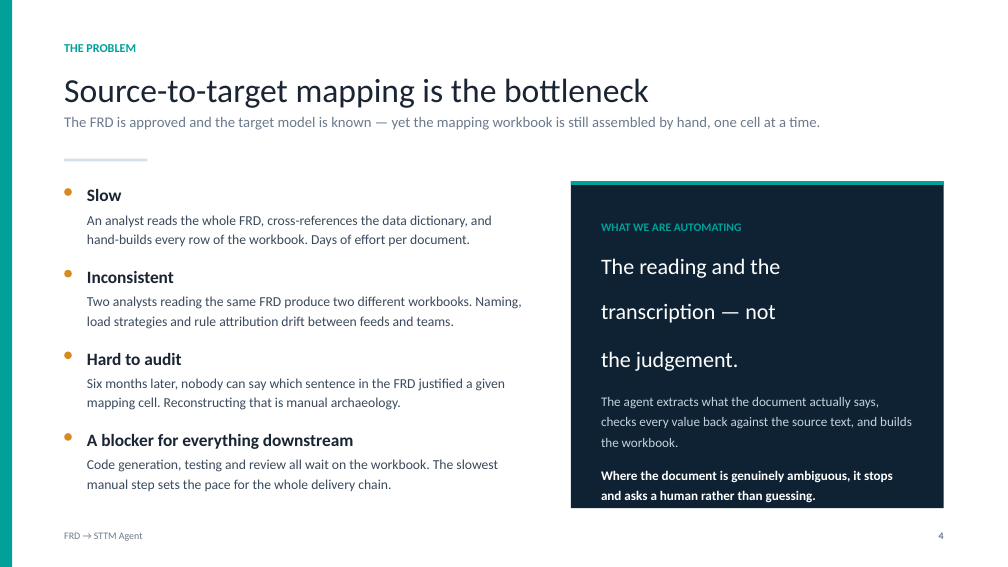
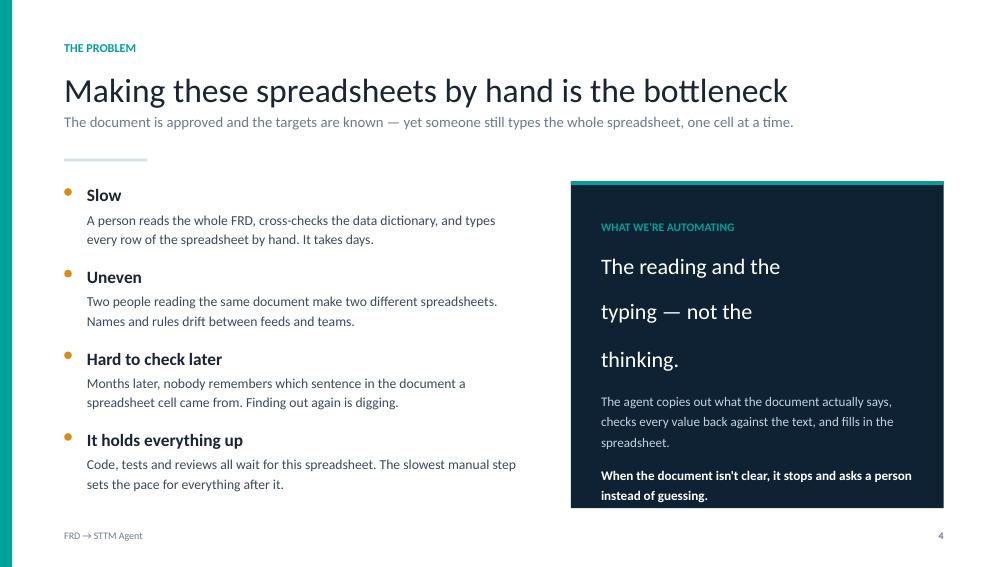
Before and after one commit to ArjunP4Hexaware/frd-to-sttm-agent-v2, a slide deck: slide 4 of docs/FRD_to_STTM_Agent_Demo.pptx. Drawn at 1008x567 pixels with LibreOffice and Linux fonts; fonts in the diff are those of the drawing. Boxes give left, top, right and bottom in pixels: in the first picture for what was removed or moved away, otherwise in the second. Text is boxed around its words. In the diff, an @@ line names an element or a change of style, - is before the commit and + after.

```diff
--- a/docs/FRD_to_STTM_Agent_Demo.pptx
+++ b/docs/FRD_to_STTM_Agent_Demo.pptx
@@ text at <box>64,78,788,108</box>: text changed @@
-Source-to-target mapping is the bottleneck
+Making these spreadsheets by hand is the bottleneck
@@ text at <box>64,117,794,130</box>: text changed @@
-The FRD is approved and the target model is known — yet the mapping workbook is still assembled by hand, one cell at a time.
+The document is approved and the targets are known — yet someone still types the whole spreadsheet, one cell at a time.
@@ text at <box>87,215,495,247</box>: text changed @@
-An analyst reads the whole FRD, cross-references the data dictionary, and hand-builds every row of the workbook. Days of effort per document.
+A person reads the whole FRD, cross-checks the data dictionary, and types every row of the spreadsheet by hand. It takes days.
@@ text at <box>601,223,912,482</box>: text changed; text colour #FFFFFF to #C3D2DE @@
-WHAT WE ARE AUTOMATING
-The reading and the
-transcription — not
-the judgement.
-The agent extracts what the document actually says, checks every value back against the source text, and builds the workbook.
-Where the document is genuinely ambiguous, it stops and asks a human rather than guessing.
+WHAT WE'RE AUTOMATING
+The reading and the
+typing — not the
+thinking.
+The agent copies out what the document actually says, checks every value back against the text, and fills in the spreadsheet.
+When the document isn't clear, it stops and asks a person instead of guessing.
@@ text at <box>87,271,498,326</box>: text changed @@
-Inconsistent
-Two analysts reading the same FRD produce two different workbooks. Naming, load strategies and rule attribution drift between feeds and teams.
+Uneven
+Two people reading the same document make two different spreadsheets. Names and rules drift between feeds and teams.
@@ text at <box>87,353,466,410</box>: text changed @@
-Hard to audit
-Six months later, nobody can say which sentence in the FRD justified a given mapping cell. Reconstructing that is manual archaeology.
+Hard to check later
+Months later, nobody remembers which sentence in the document a spreadsheet cell came from. Finding out again is digging.
@@ text at <box>87,434,517,492</box>: text changed @@
-A blocker for everything downstream
-Code generation, testing and review all wait on the workbook. The slowest manual step sets the pace for the whole delivery chain.
+It holds everything up
+Code, tests and reviews all wait for this spreadsheet. The slowest manual step sets the pace for everything after it.
```
Also in this commit, not shown: 12 other slides changed, 1 other file.
